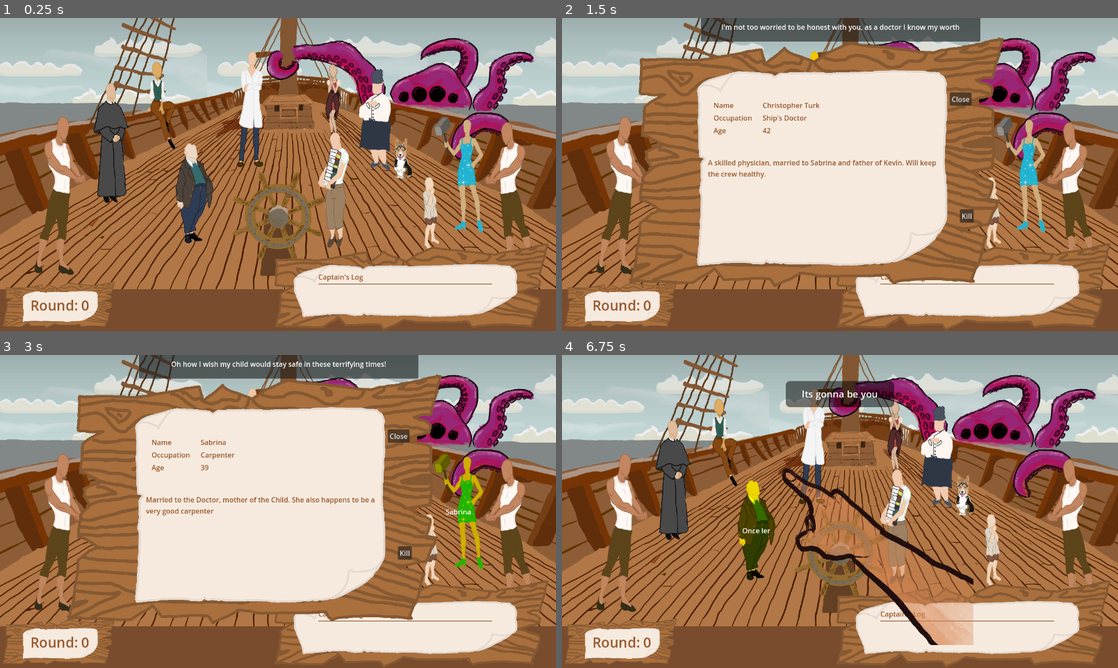
Above: before the commit, frames 1-4 (two rows, left to right).
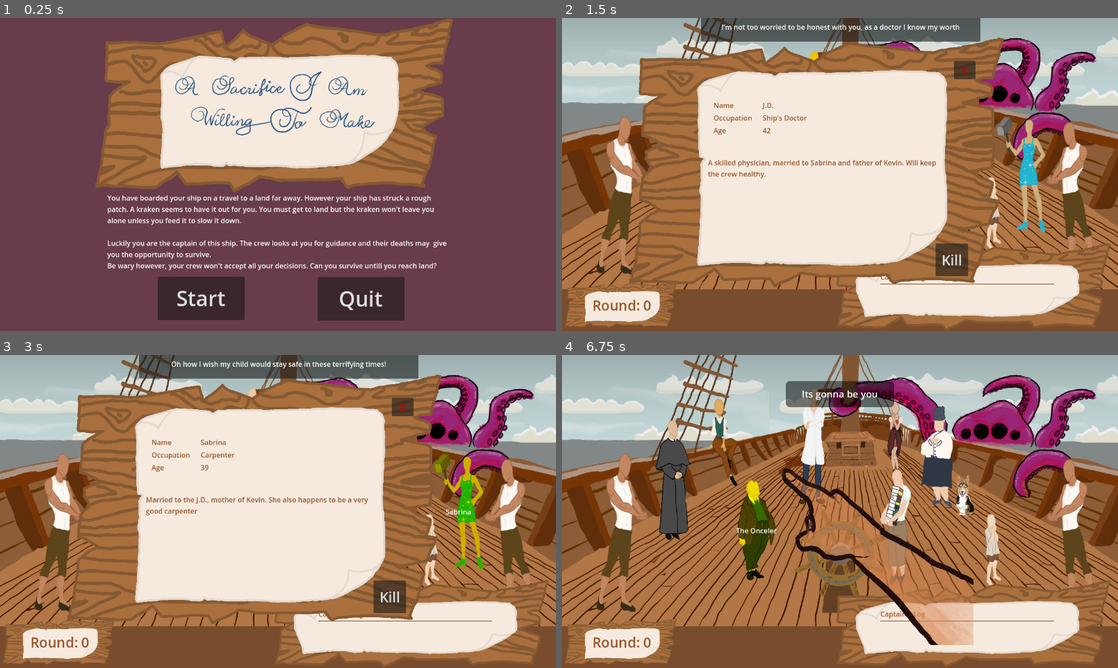
Above: after the commit, the same moments.

Repository: sajochems/Jamsepticeye
Game: Godot game, scene res://scenes/main.tscn
The game is run twice, just before and just after one commit, with the same random seed, the same clock (stepped at 60 frames per second) and the same inputs.
Inputs (mouse positions are in pixels of both pictures, inside the frame that each line leads up to):
- Up to frame 1 (0.25 s): no input
- Up to frame 2 (1.5 s): click (762, 299) at 0.5 s, where only the run after the commit has a clickable "Start"; tap Enter at 1.25 s; move the mouse to (812, 111) at 1.27 s; click (812, 111) at 1.42 s
- Up to frame 3 (3 s): click "Close" (after the commit: "X") at 2 s; tap Space at 2.75 s; move the mouse to (455, 511) at 2.77 s; click (455, 511) at 2.92 s
- Up to frame 4 (6.75 s): click "Kill" at 3.5 s; move the mouse to (995, 549) at 4.27 s; click (995, 549) at 4.42 s; move the mouse to (617, 536) at 5.02 s; click (617, 536) at 5.17 s; move the mouse to (1073, 536) at 5.77 s; click (1073, 536) at 5.92 s; tap Enter at 6.5 s; move the mouse to (756, 530) at 6.52 s; click (756, 530) at 6.67 s

The runs differ from the first frame. In frame 1, 96% of the frame differs, in the area x 0-100%, y 0-100%; in frame 2, 1.2%; in frame 3, 1.6%; in frame 4, less than 0.1%.

Commit message:
Updated characters and main menu

Diff:
--- a/data/characters.json
+++ b/data/characters.json
@@ -1,6 +1,6 @@
 [
   {
-	"name": "Christopher Turk",
+	"name": "J.D.",
 	"tag": "doctor",
 	"age": 42,
 	"occupation": "Ship's Doctor",
@@ -15,7 +15,7 @@
 	"tag": "mom",
 	"age": 39,
 	"occupation": "Carpenter",
-	"description": "Married to the Doctor, mother of the Child. She also happens to be a very good carpenter",
+	"description": "Married to the J.D., mother of Kevin. She also happens to be a very good carpenter",
 	"dialogues": ["Oh how I wish my child would stay safe in these terrifying times!", "Please, please, please! Just kill me, save my child!", "This captain better not even DARE think to kill my child!"],
 	"sprite": "res://assets/sprites/Carpenter.png",
 	"x": 0.825,
@@ -37,7 +37,7 @@
 	"tag": "fast",
 	"age": 25,
 	"occupation": "Oarsman",
-	"description": "One of two rowing brothers. Strong and loyal, keeps eyeing the Pretty Woman.",
+	"description": "One of two rowing brothers. Strong and loyal, keeps eyeing Ivana Kiss.",
 	"dialogues": ["*stares at the pretty woman* Huh what? Sorry I'm a bit distracted", "I think she likes me back", "This captain is making some odd choices. He better not kill my lady!", "Don't talk to me, the sooner this hell is over the better."],
 	"sprite": "res://assets/sprites/Rower1.png",
 	"x": 0.1,
@@ -47,15 +47,15 @@
 	"name": "Furious",
 	"tag": "furious",
 	"age": 23,
-	"occupation": "Oarsman",
-	"description": "Younger of the two brothers and First Mate of the ship",
+	"occupation": "First Mate",
+	"description": "Younger of the two brothers and First Mate of the ship. Keeps looking at Ivana Kiss",
 	"dialogues": ["Have you met my brother? Some say we're two peas in a pod", "Ugh, Its hard to keep ahead of this darned Kraken! Luckily I have some pleasent company", "This is going horribly, as a first mate, maybe its my job to do something about it", "Losing a brother is like losing an arm..."],
 	"sprite": "res://assets/sprites/Rower2.png",
 	"x": 0.925,
 	"y": 0.575
   },
   {
-	"name": "Once ler",
+	"name": "The Onceler",
 	"tag": "rich",
 	"age": 50,
 	"occupation": "Wealthy Merchant",
@@ -66,44 +66,44 @@
 	"y": 0.56
   },
   {
-	"name": "Pretty Woman",
+	"name": "Ivana Kiss",
 	"tag": "prettywoman",
 	"age": 22,
 	"occupation": "Passenger",
-	"description": "Young and beautiful.",
+	"description": "The most beautiful woman you have ever seen, tho she seems to have her eyes on the brothers.",
 	"dialogues": ["Oh, how I so hope to make it home safe", "Thank god that strong rower is here to keep us safe.", "I would be so scared, but with the first mate looking out for me, be warned."],
 	"sprite": "res://assets/sprites/Prettywoman.png",
 	"x": 0.6,
 	"y": 0.275
   },
   {
-	"name": "Cook",
+	"name": "Remy",
 	"tag": "cook",
 	"age": 45,
 	"occupation": "Ship's Cook",
-	"description": "Keeps the crew fed and spirits lifted. Brought his dog.",
+	"description": "Keeps the crew fed and spirits lifted. Brought his dog. Something appears to be moving beneath his hat",
 	"dialogues": ["Who's a good boy? Don't worry doggo, it will all be okay", "Oh what terror! Don't look at my dog like that, he hasn't done anything wrong!", "If anything happens to my dog I will kill everyone on this boat and then myself."],
 	"sprite": "res://assets/sprites/Chef.png",
 	"x": 0.675,
 	"y": 0.325
   },
   {
-	"name": "Poet",
+	"name": "Bill Steadysword",
 	"tag": "poet",
 	"age": 28,
 	"occupation": "Writer",
-	"description": "A dreamer and storyteller, likes buff men.",
+	"description": "A dreamer and storyteller, likes buff men. Provides entertainment to the crew and wealthy passengers",
 	"dialogues": ["Fair is Foul and Foul is Fair!", "Kraken, Kraken where art thou!", "You egg! This captain is Hamlet himself! Poisoned by ambitions!"],
 	"sprite": "res://assets/sprites/Poet.png",
 	"x": 0.3,
 	"y": 0.28
   },
   {
-	"name": "Priest",
+	"name": "Father Lover",
 	"tag": "priest",
 	"age": 55,
 	"occupation": "Priest",
-	"description": "Spiritual guide of the crew.",
+	"description": "Albert Lover went into the clergy and became a priest, this left him with a rather unfortunate name. He is the spiritual guide of the crew.",
 	"dialogues": ["Let us pray for the quick disappearance of this devilish monster", "God, please stand by us!", "What has possessed this captain to make these terrible choices! He may be tempted by the devil himself!"],
 	"sprite": "res://assets/sprites/Priest.png",
 	"x": 0.2,
@@ -114,7 +114,7 @@
 	"tag": "jack",
 	"age": 30,
 	"occupation": "Scientist",
-	"description": "A man of science. ",
+	"description": "A man of science always playing around with new formulas. His last experiment splashed his eye but I'm sure this is not a problem ",
 	"dialogues": ["Hey, I'm Jack, top of the morning to ya", "I'm a man of science, I'm doing important research, please leave me alone", "It's clear this captain is not a scholar because there is ZERO logic in this decisions"],
 	"sprite": "res://assets/sprites/Scientist.png",
 	"x": 0.6,
@@ -137,7 +137,7 @@
 	"tag": "stowaway",
 	"age": 24,
 	"occupation": "",
-	"description": "A hidden passenger who boarded illegally.",
+	"description": "A hidden passenger who boarded illegally. Nobody knows his name but he looks like a snake to me!",
 	"dialogues": ["...", "If I don't move maybe he won't see me", "CRATE. I am a crate. Look away please! I just want to make it to shore, I didn't have any money for a ticket. "],
 	"sprite": "res://assets/sprites/stowaway.png",
 	"x": 0.52,
--- a/scenes/character_info_window.tscn
+++ b/scenes/character_info_window.tscn
@@ -108,19 +108,22 @@
 anchor_top = -0.508
 anchor_right = -0.503
 anchor_bottom = -0.508
-offset_left = 917.92
-offset_top = 442.56
-offset_right = 949.92
-offset_bottom = 473.56
+offset_left = 861.92
+offset_top = 521.56
+offset_right = 936.92
+offset_bottom = 596.56
+theme_override_font_sizes/font_size = 32
 text = "Kill"
 
 [node name="CloseButton" type="Button" parent="Panel"]
 layout_mode = 0
-offset_left = 573.0
-offset_top = 11.0
-offset_right = 623.0
-offset_bottom = 42.0
-text = "Close"
+offset_left = 582.0
+offset_top = -61.0
+offset_right = 632.0
+offset_bottom = -19.0
+theme_override_colors/font_color = Color(0.74902, 0, 0, 1)
+theme_override_font_sizes/font_size = 24
+text = "X"
 
 [node name="Panel" type="Panel" parent="Panel"]
 layout_mode = 0
--- a/scenes/main.tscn
+++ b/scenes/main.tscn
@@ -152,6 +152,5 @@
 visible = false
 
 [node name="MainMenuWindow" parent="UI" instance=ExtResource("7_o6xl0")]
-visible = false
 
 [node name="HandContainer" type="Node2D" parent="UI"]
--- a/scenes/main_menu_window.tscn
+++ b/scenes/main_menu_window.tscn
@@ -1,12 +1,10 @@
 [gd_scene load_steps=4 format=3 uid="uid://4owixrdxkxv1"]
 
 [ext_resource type="Script" uid="uid://hrxct3ojc44e" path="res://scripts/main_menu_window.gd" id="1_cy23x"]
+[ext_resource type="Texture2D" uid="uid://b0wt63t66of53" path="res://assets/Main_menu.png" id="2_onu3a"]
 
 [sub_resource type="StyleBoxFlat" id="StyleBoxFlat_cy23x"]
-bg_color = Color(0, 0.27781, 0.46596, 1)
-
-[sub_resource type="LabelSettings" id="LabelSettings_onu3a"]
-font_size = 48
+bg_color = Color(0.407843, 0.235294, 0.294118, 1)
 
 [node name="MainMenuWindow" type="Control"]
 layout_mode = 3
@@ -23,31 +21,37 @@
 offset_bottom = 720.0
 theme_override_styles/panel = SubResource("StyleBoxFlat_cy23x")
 
-[node name="MainMenu" type="Label" parent="Panel"]
-layout_mode = 1
-anchors_preset = 5
-anchor_left = 0.5
-anchor_right = 0.5
-offset_left = -169.0
-offset_top = 40.0
-offset_right = 169.0
-offset_bottom = 107.0
-grow_horizontal = 2
-text = "Kraken escape"
-label_settings = SubResource("LabelSettings_onu3a")
+[node name="Sprite2D" type="Sprite2D" parent="Panel"]
+position = Vector2(620, 310)
+scale = Vector2(0.4, 0.4)
+texture = ExtResource("2_onu3a")
 
 [node name="Start" type="Button" parent="Panel"]
 layout_mode = 0
-offset_left = 365.0
-offset_top = 386.0
-offset_right = 465.0
-offset_bottom = 436.0
+offset_left = 363.0
+offset_top = 595.0
+offset_right = 563.0
+offset_bottom = 695.0
+theme_override_font_sizes/font_size = 48
 text = "Start"
 
 [node name="Quit" type="Button" parent="Panel"]
 layout_mode = 0
-offset_left = 733.0
-offset_top = 387.0
-offset_right = 833.0
-offset_bottom = 437.0
+offset_left = 731.0
+offset_top = 596.0
+offset_right = 931.0
+offset_bottom = 696.0
+theme_override_font_sizes/font_size = 48
 text = "Quit"
+
+[node name="Label" type="Label" parent="Panel"]
+layout_mode = 0
+offset_left = 247.0
+offset_top = 402.0
+offset_right = 1038.0
+offset_bottom = 581.0
+text = "You have boarded your ship on a travel to a land far away. However your ship has struck a rough patch. A kraken seems to have it out for you. You must get to land but the kraken won't leave you alone unless you feed it to slow it down.
+
+Luckily you are the captain of this ship. The crew looks at you for guidance and their deaths may  give you the opportunity to survive.
+Be wary however, your crew won't accept all your decisions. Can you survive untill you reach land?"
+autowrap_mode = 3
Binary file added: assets/Main_menu.png
Not shown, added: assets/Main_menu.png.import
